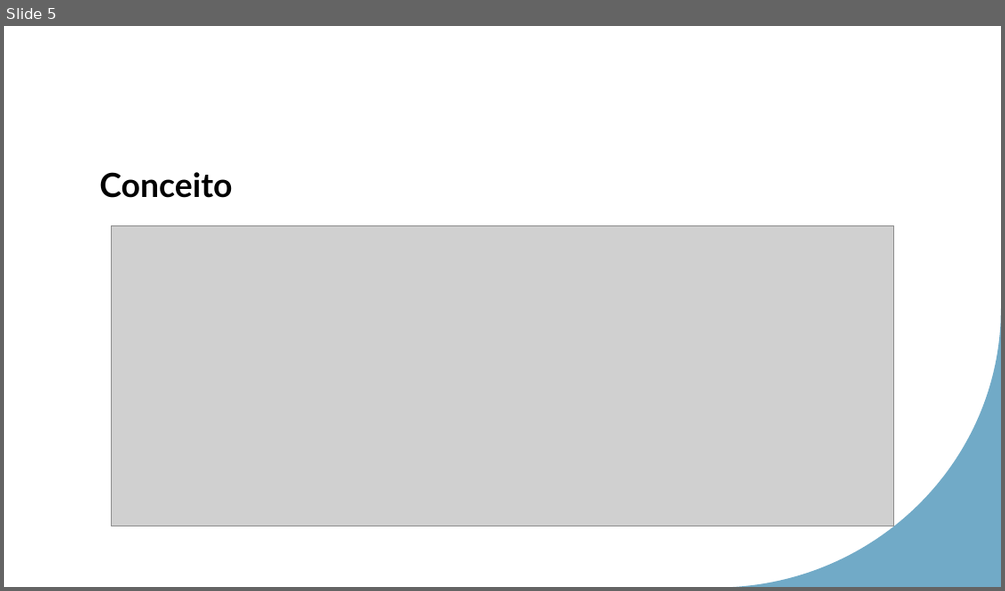
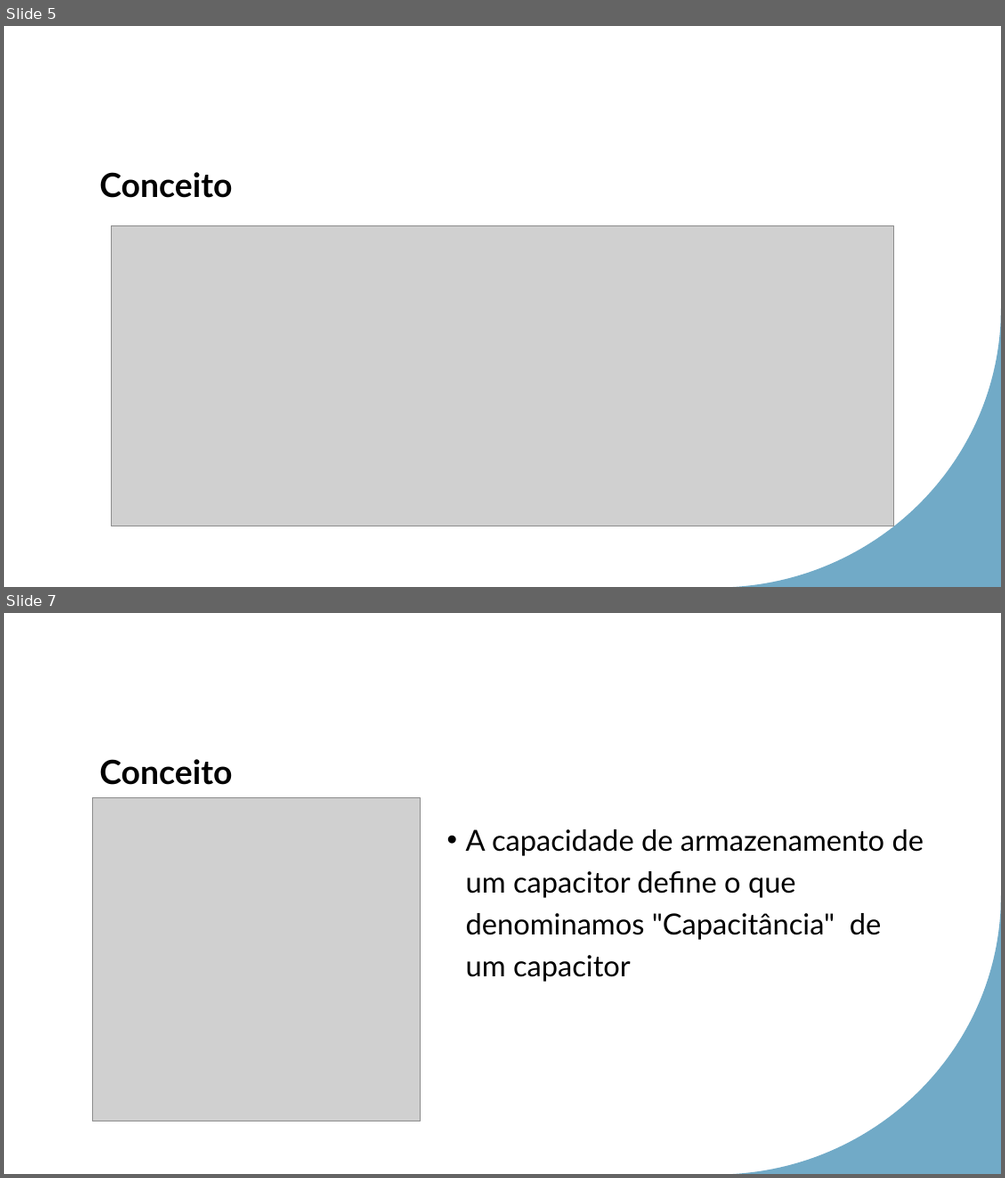
Before and after one commit to LeonardoRaiz/FATEC, a slide deck: Aulas/IoT/PPT/Aula 03/Aula 03.pptx. Shown one above the other, each under a label of ours: slide 5 before the commit, slides 5 and 7 after it; the slides between them are not shown. The pictures are 1005x591 and 1005x1178 pixels, drawn with LibreOffice and Linux fonts; fonts in the diff are those of the drawing; grey boxes stand for pictures. Boxes give left, top, right and bottom in pixels: in the first picture for what was removed or moved away, otherwise in the second. Text is boxed around its words. In the diff, an @@ line names an element or a change of style, - is before the commit and + after.

```diff
--- a/Aulas/IoT/PPT/Aula 03/Aula 03.pptx
+++ b/Aulas/IoT/PPT/Aula 03/Aula 03.pptx
@@ slide 7 added at [4, 613, 1001, 1174], background #FFFFFF; not listed: 1 template element that a slide beside it also shows @@
@@ title added at [99, 759, 232, 785], 32 pt, text #000000, bold @@
+Conceito
@@ picture added at [92, 798, 421, 1121] @@
@@ text added at [466, 829, 924, 981], 28 pt, text #000000 @@
+• A capacidade de armazenamento de um capacitor define o que denominamos "Capacitância" de um capacitor
```
Also in this commit, not shown: 1 slide changed, 2 other slides added, 1 other file.
